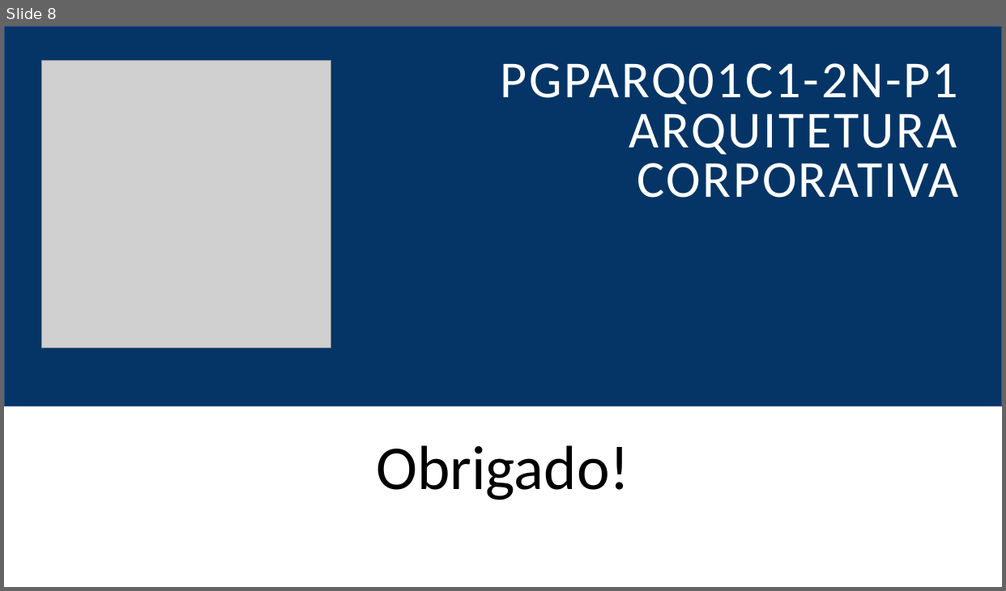
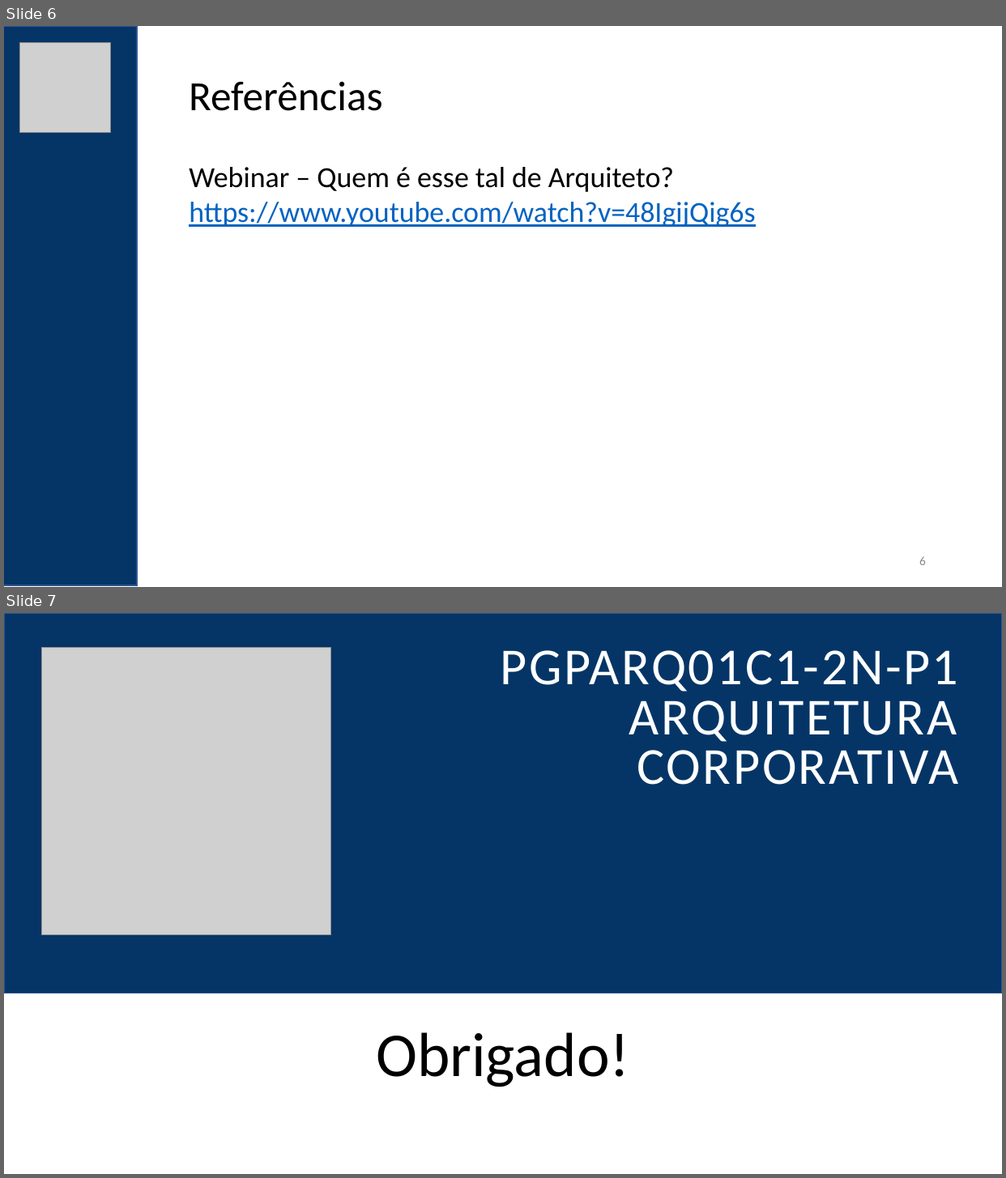
Before and after one commit to felipementel/inefnet-arq-corp, a slide deck: PGPARQ01C1-2N-P1-Arquitetura-Corporativa.pptx. Shown one above the other, each under a label of ours: slide 8 before the commit, slides 6 and 7 after it. The pictures are 1006x591 and 1006x1178 pixels, drawn with LibreOffice and Linux fonts; fonts in the diff are those of the drawing; grey boxes stand for pictures. Boxes give left, top, right and bottom in pixels: in the first picture for what was removed or moved away, otherwise in the second. Text is boxed around its words. In the diff, an @@ line names an element or a change of style, - is before the commit and + after.

```diff
--- a/PGPARQ01C1-2N-P1-Arquitetura-Corporativa.pptx
+++ b/PGPARQ01C1-2N-P1-Arquitetura-Corporativa.pptx
@@ slide 6 added at (4,26,1002,587), background #FFFFFF @@
@@ rectangle added at (4,26,137,586), fill #053566, outline #325491 1 pt @@
@@ picture added at (19,42,110,132) @@
@@ text added at (189,81,383,111), 40 pt, text #000000 @@
+Referências
@@ text added at (189,167,755,227), 28 pt, text #0563C1, underline @@
+Webinar – Quem é esse tal de Arquiteto?
+https://www.youtube.com/watch?v=48IgijQig6s
@@ page number added at (919,557,926,565), 12 pt, text #8C8C8C @@
+6
@@ what was slide 8 is now slide 7 @@
```
Also in this commit, not shown: 1 slide changed, 4 other slides added, 6 slides removed.
